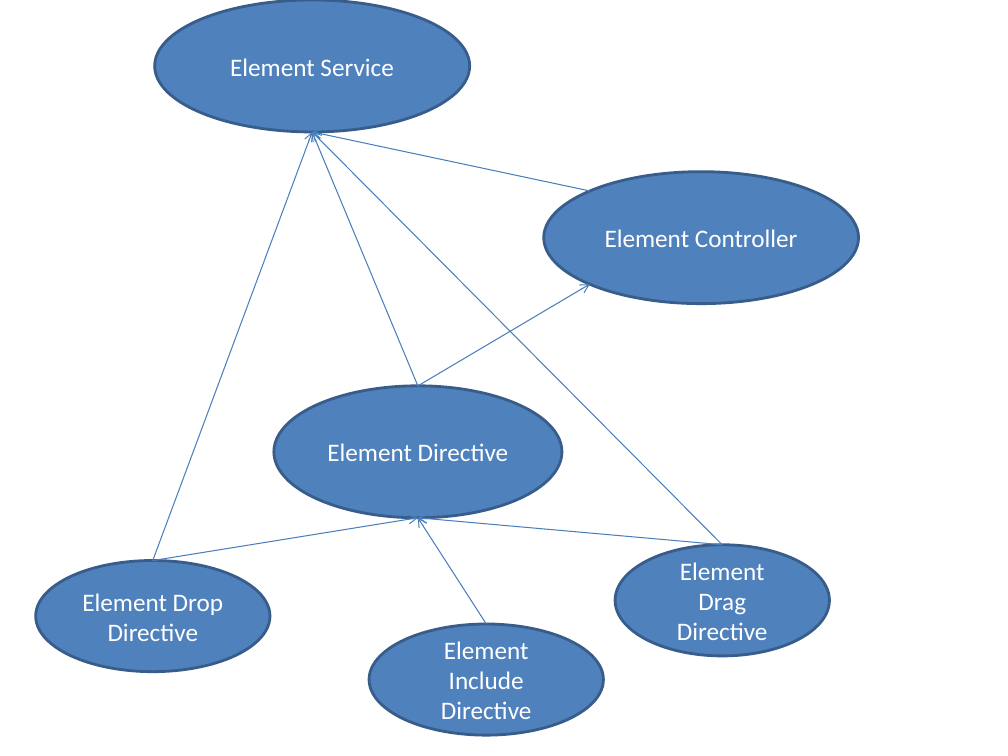
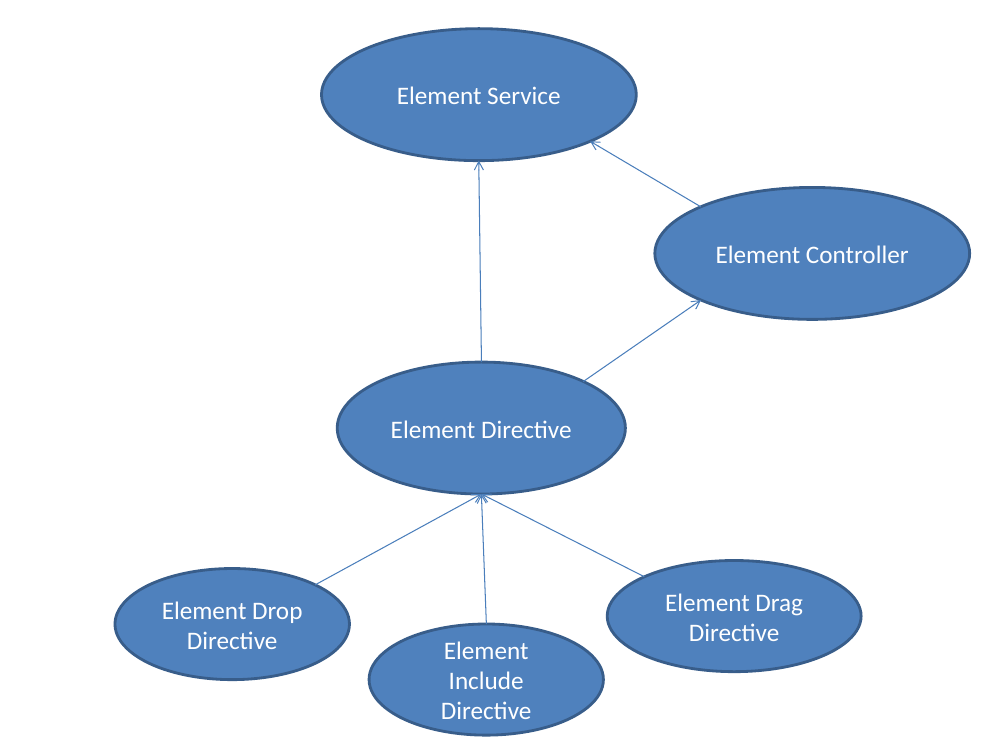
Before and after one commit to wilmveel/ui-designer, a slide deck: slide 1 of doc/overview.ppt. Drawn at 1008x756 pixels with LibreOffice and Linux fonts; fonts in the diff are those of the drawing. Boxes give left, top, right and bottom in pixels: in the first picture for what was removed or moved away, otherwise in the second. Text is boxed around its words. In the diff, an @@ line names an element or a change of style, - is before the commit and + after.

```diff
--- a/doc/overview.ppt
+++ b/doc/overview.ppt
@@ ellipse "Element Service": place and size @@
-ellipse "Element Service" at (154,0,470,132)
+ellipse "Element Service" at (322,28,636,160)
@@ arrow removed from (418, 386) to (312, 132) @@
@@ arrow removed from (590, 191) to (312, 132) @@
@@ arrow moved from (723, 544) - (312, 132) to (701, 207) - (591, 141) @@
@@ arrow moved from (153, 560) - (312, 132) to (482, 362) - (479, 160) @@
@@ ellipse "Element Controller": place and size @@
-ellipse "Element Controller" at (543,171,858,303)
+ellipse "Element Controller" at (655,187,970,320)
@@ arrow moved from (418, 386) - (590, 284) to (584, 382) - (701, 300) @@
@@ ellipse "Element Directive": place and size @@
-ellipse "Element Directive" at (274,386,562,518)
+ellipse "Element Directive" at (338,362,626,494)
@@ arrow moved from (153, 560) - (418, 518) to (316, 585) - (482, 494) @@
@@ arrow moved from (722, 544) - (418, 518) to (644, 577) - (482, 494) @@
@@ arrow moved from (486, 624) - (417, 518) to (487, 624) - (482, 494) @@
@@ ellipse "Element Drop Directive": place and size @@
-ellipse "Element Drop Directive" at (35,560,269,671)
+ellipse "Element Drop Directive" at (115,569,350,679)
@@ ellipse "Element Drag Directive": place and size @@
-ellipse "Element Drag Directive" at (615,544,830,655)
+ellipse "Element Drag Directive" at (607,560,861,671)
```
Also in this commit, not shown: 10 other files.
